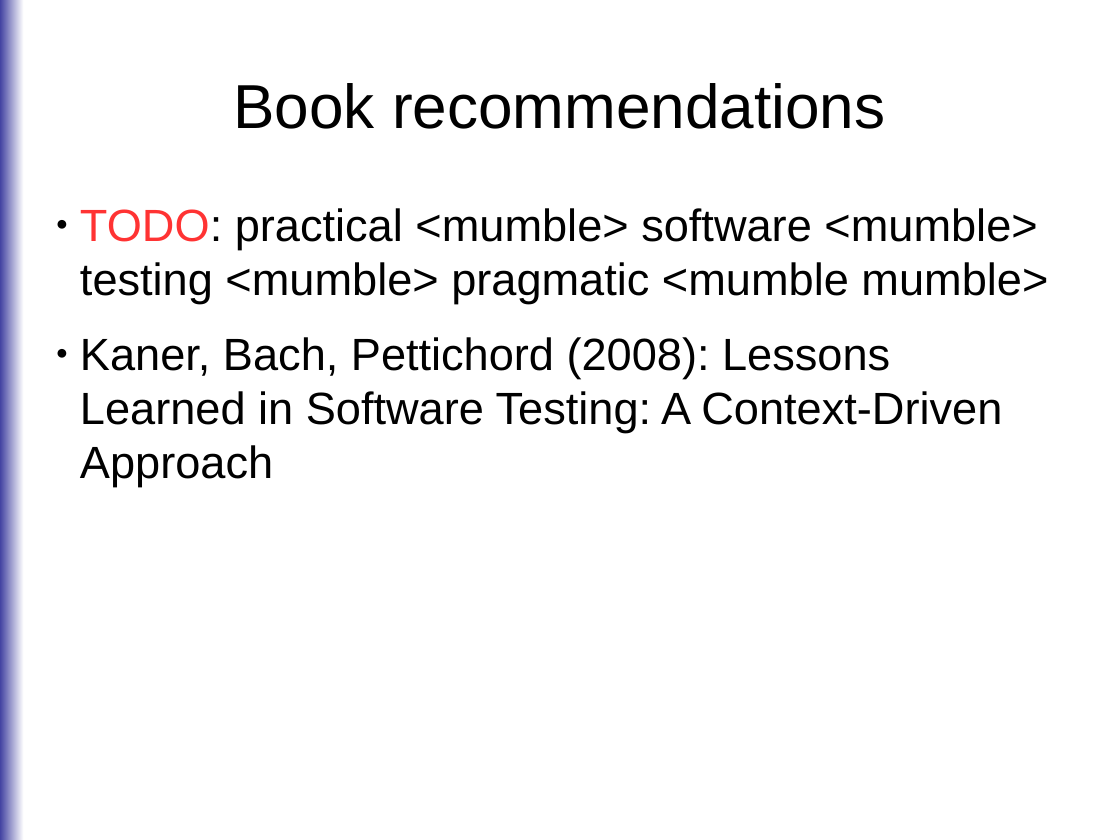
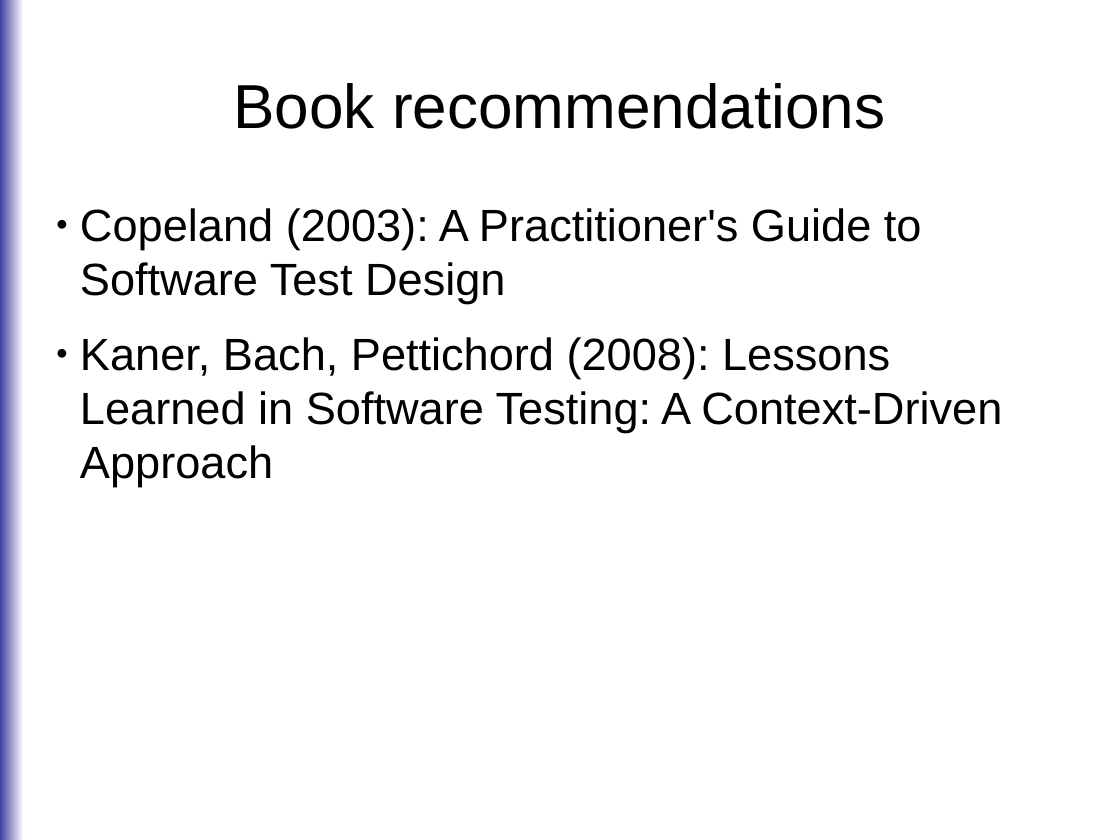
Before and after one commit to roskakori/talks, a slide deck: slide 11 of pygraz/testcases/Finding test cases 101.odp. Drawn at 1120x840 pixels with LibreOffice and Linux fonts; fonts in the diff are those of the drawing. Boxes give left, top, right and bottom in pixels: in the first picture for what was removed or moved away, otherwise in the second. Text is boxed around its words. In the diff, an @@ line names an element or a change of style, - is before the commit and + after.

Commit message:
Cleaned up.
* Added example for plain coverage command line call.
* Added links and book details.
* Cleaned up terminology.

```diff
--- a/pygraz/testcases/Finding test cases 101.odp
+++ b/pygraz/testcases/Finding test cases 101.odp
@@ text at (80,208,922,304): text changed @@
-● TODO: practical <mumble> software <mumble> testing <mumble> pragmatic <mumble mumble>
+● Copeland (2003): A Practitioner's Guide to Software Test Design
```
Also in this commit, not shown: 8 other slides changed.
